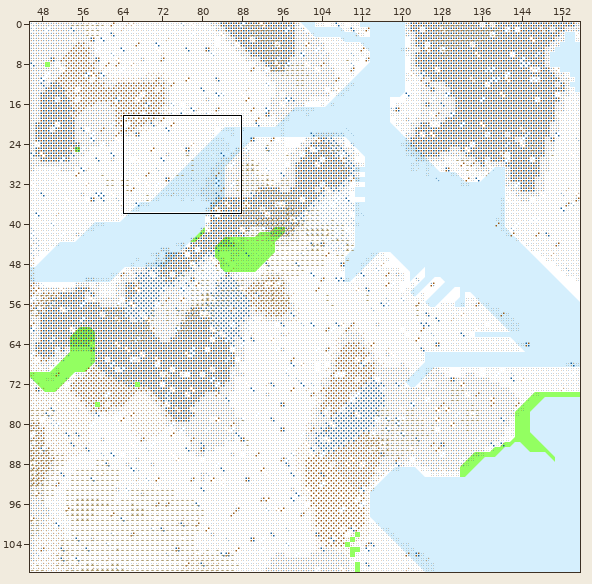
One commit to this Tiled map: Maps/hd/boston-hd.tmx. The first picture is a wide view before the edit; the outline marks the close-up.
Close-up. Old version:
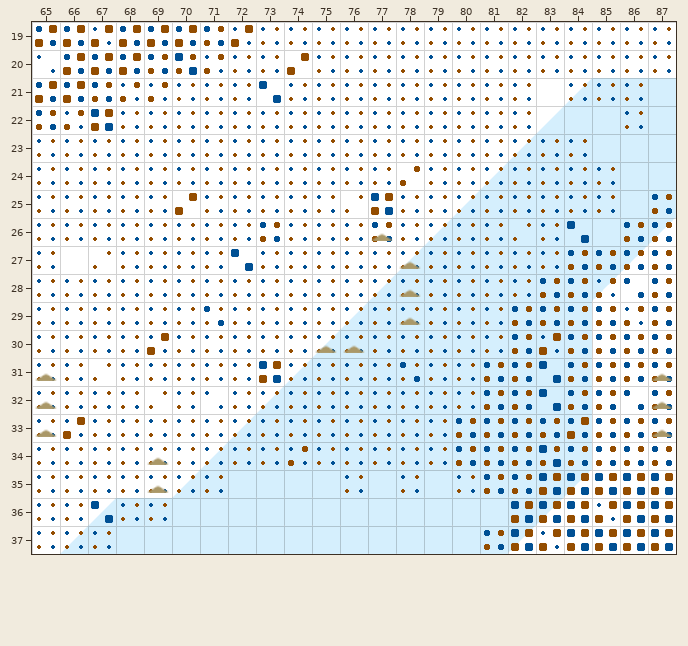
Cells are 32x32 px. Shown: x 65..87, y 19..37. The commit also changed other parts of the map, which this record leaves out.
The same view after the edit:
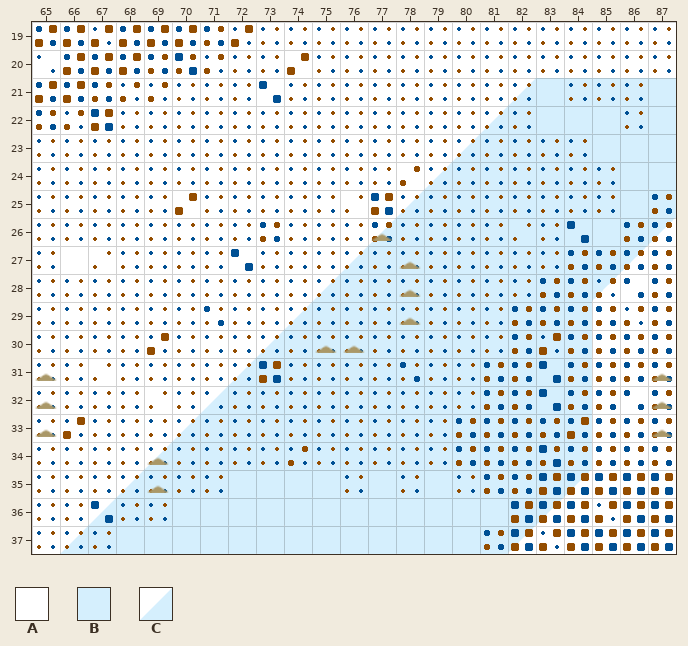
Key: from "Landform": A 0, B 1, C 9.
_ is an empty cell.
Tiles replaced or removed in this view: A, C.
The exact change:
Changed rows in their new state; . is an unchanged cell.
Layer "Land":
first column x 68:
21 ..............CBB
22 .............CBB.
23 ............CBB..
24 ...........CBB...
25 ..........CBB....
26 .........CBB.....
27 ........CBB......
28 .......CBB.......
29 ......CBB........
30 .....CBB.........
31 ....CBB..........
32 ...CBB...........
33 ..CBB............
34 .CBB.............
35 CBB..............
